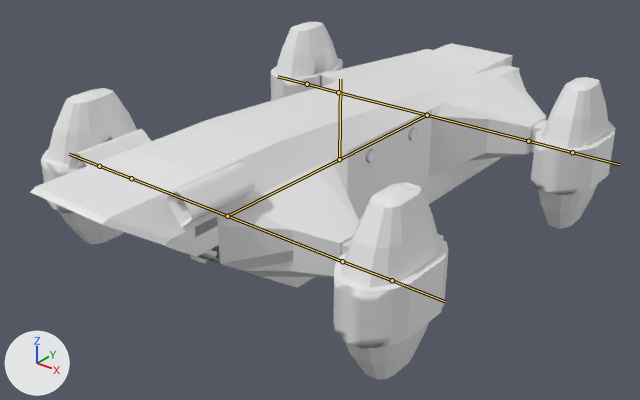
The FBX model Assets/NightWanderer/Models/Анимации_Корабля.fbx as it was, and as the next commit left it.
Rendered twice from a 50 mm lens placed at (29.8, -39.8, 21.8), pointed at (0.2, -2.9, -1.2). Every picture has the same lights, and +X, +Y and +Z are marked at lower left. The first picture is the older version. The bones that change, and the others that lie on the model, are drawn over the model as lines.

In view in the first picture: 'Cube.011', 'Прожектор.009', 'Прожектор.010', 'Прожектор.013'.
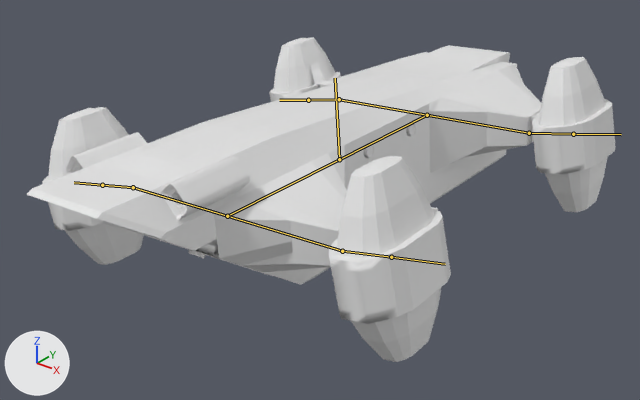
The newer file adds an action. The first version stands in its rest pose; the second is drawn at frame 21 of the action 'КостиКорабля|ДвижениеВлевоХодьба'.

What changed in the scene script:
```text
Change bone_bone:
    where bone_bone = bpy.data.objects['КостиКорабля'].pose.bones['Bone']
    bone_bone.rotation_quaternion: (1.0, 0.0, 0.0, 0.0) -> (0.999, 0.0, 0.0, 0.037)  # degrees (0, 0, 0) -> degrees (0, 0, 4)
Change bone_bone_001:
    where bone_bone_001 = bpy.data.objects['КостиКорабля'].pose.bones['Bone.001']
    bone_bone_001.rotation_quaternion: (1.0, 0.0, 0.0, 0.0) -> (0.999, 0.0, 0.037, 0.0)  # degrees (0, 0, 0) -> degrees (0, 4, 0)
Change bone_bone_004:
    where bone_bone_004 = bpy.data.objects['КостиКорабля'].pose.bones['Bone.004']  # child of 'Bone.003'
    bone_bone_004.rotation_quaternion: (1.0, 0.0, 0.0, 0.0) -> (0.997, 0.074, 0.005, 0.005)  # degrees (0, 0, 0) -> degrees (9, 1, 1)
Change bone_bone_006:
    where bone_bone_006 = bpy.data.objects['КостиКорабля'].pose.bones['Bone.006']  # child of 'Bone.005'
    bone_bone_006.rotation_quaternion: (1.0, 0.0, 0.0, 0.0) -> (0.997, -0.075, 0.0, 0.0)  # degrees (0, 0, 0) -> degrees (-9, 0, 0)
Change bone_bone_002:
    where bone_bone_002 = bpy.data.objects['КостиКорабля'].pose.bones['Bone.002']
    bone_bone_002.rotation_quaternion: (1.0, 0.0, 0.0, 0.0) -> (0.999, 0.0, -0.037, 0.0)  # degrees (0, 0, 0) -> degrees (0, -4, 0)
Change bone_bone_008:
    where bone_bone_008 = bpy.data.objects['КостиКорабля'].pose.bones['Bone.008']  # child of 'Bone.007'
    bone_bone_008.rotation_quaternion: (1.0, 0.0, 0.0, 0.0) -> (0.997, 0.074, 0.0, 0.0)  # degrees (0, 0, 0) -> degrees (8, 0, 0)
Change bone_bone_010:
    where bone_bone_010 = bpy.data.objects['КостиКорабля'].pose.bones['Bone.010']  # child of 'Bone.009'
    bone_bone_010.rotation_quaternion: (1.0, 0.0, 0.0, 0.0) -> (0.997, -0.074, 0.0, 0.0)  # degrees (0, 0, 0) -> degrees (-8, 0, 0)
```

Boxes [x1, y1, x2, y2] around the edits, measured in the pictures (640 x 400 px):
'Cube.011', posed (9% shorter): before [30, 22, 615, 380]; after [27, 37, 615, 362]
'Прожектор.010', posed (7% shorter): before [366, 150, 376, 163]; after [364, 145, 374, 157]
'Прожектор.009', posed: before [408, 128, 418, 140]; after [406, 123, 416, 135]
'Прожектор.013', posed: before [190, 255, 207, 263]; after [188, 249, 206, 258]
bone 'Bone', root to tip: before (339, 159) to (340, 79); after (339, 159) to (335, 78)
bone 'Bone.004', root to tip: before (342, 261) to (392, 280); after (342, 251) to (391, 257)
bone 'Bone.006', root to tip: before (131, 178) to (99, 166); after (133, 187) to (102, 185)
bone 'Bone.008', root to tip: before (528, 141) to (572, 152); after (529, 133) to (573, 134)
bone 'Bone.010', root to tip: before (338, 92) to (307, 84); after (339, 99) to (308, 100)
